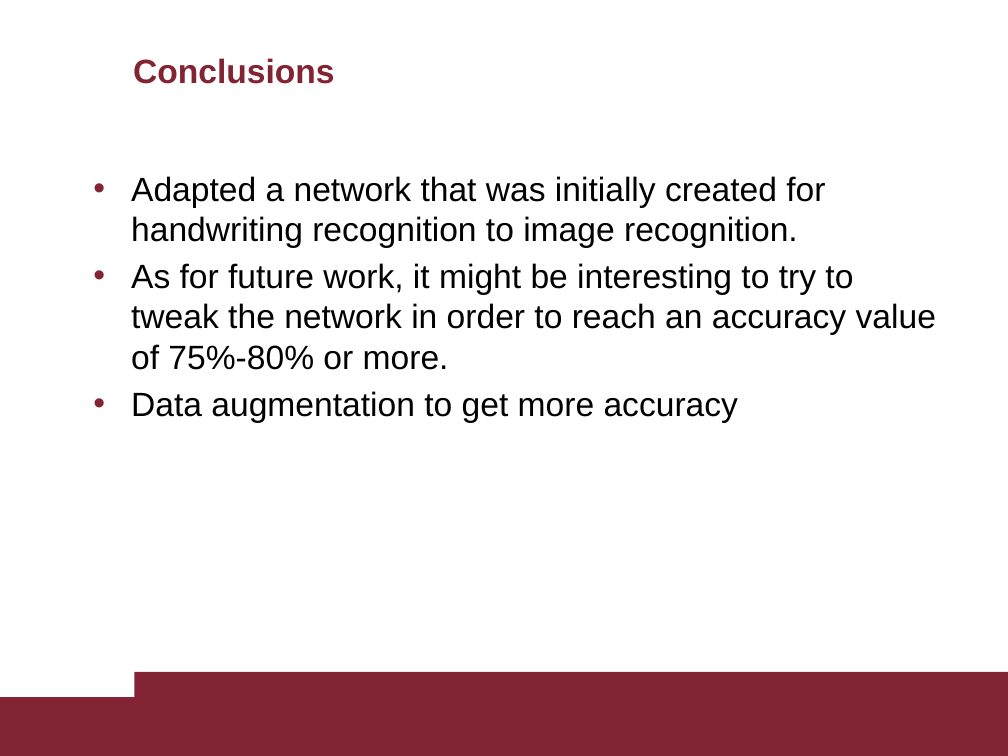
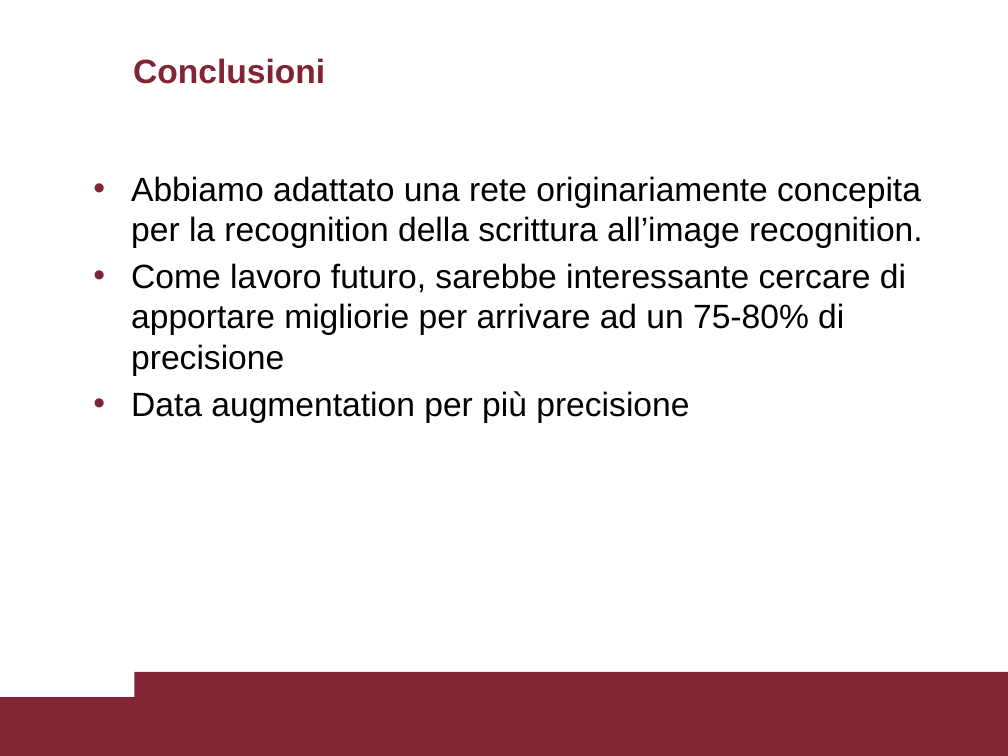
Before and after one commit to TarazGr/BSProj, a slide deck: slide 21 of Siamese Networks and Image Verification.pptx. Drawn at 1008x756 pixels with LibreOffice and Linux fonts; fonts in the diff are those of the drawing. Boxes give left, top, right and bottom in pixels: in the first picture for what was removed or moved away, otherwise in the second. Text is boxed around its words. In the diff, an @@ line names an element or a change of style, - is before the commit and + after.

```diff
--- a/Siamese Networks and Image Verification.pptx
+++ b/Siamese Networks and Image Verification.pptx
@@ title at [133, 58, 325, 84]: text changed @@
-Conclusions
+Conclusioni
@@ text at [131, 176, 923, 423]: text changed @@
-• Adapted a network that was initially created for handwriting recognition to image recognition.
-• As for future work, it might be interesting to try to tweak the network in order to reach an accuracy value of 75%-80% or more.
-• Data augmentation to get more accuracy
+• Abbiamo adattato una rete originariamente concepita per la recognition della scrittura all’image recognition.
+• Come lavoro futuro, sarebbe interessante cercare di apportare migliorie per arrivare ad un 75-80% di precisione
+• Data augmentation per più precisione
```
Also in this commit, not shown: 19 other slides changed, 2 other files.
